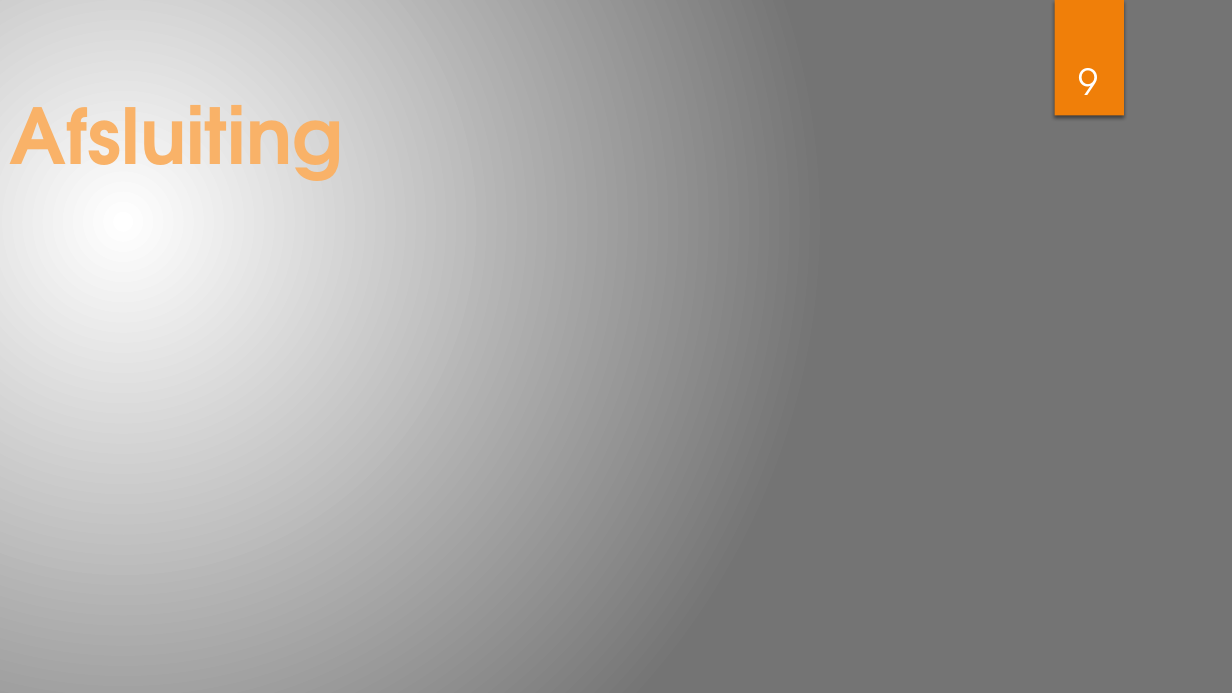
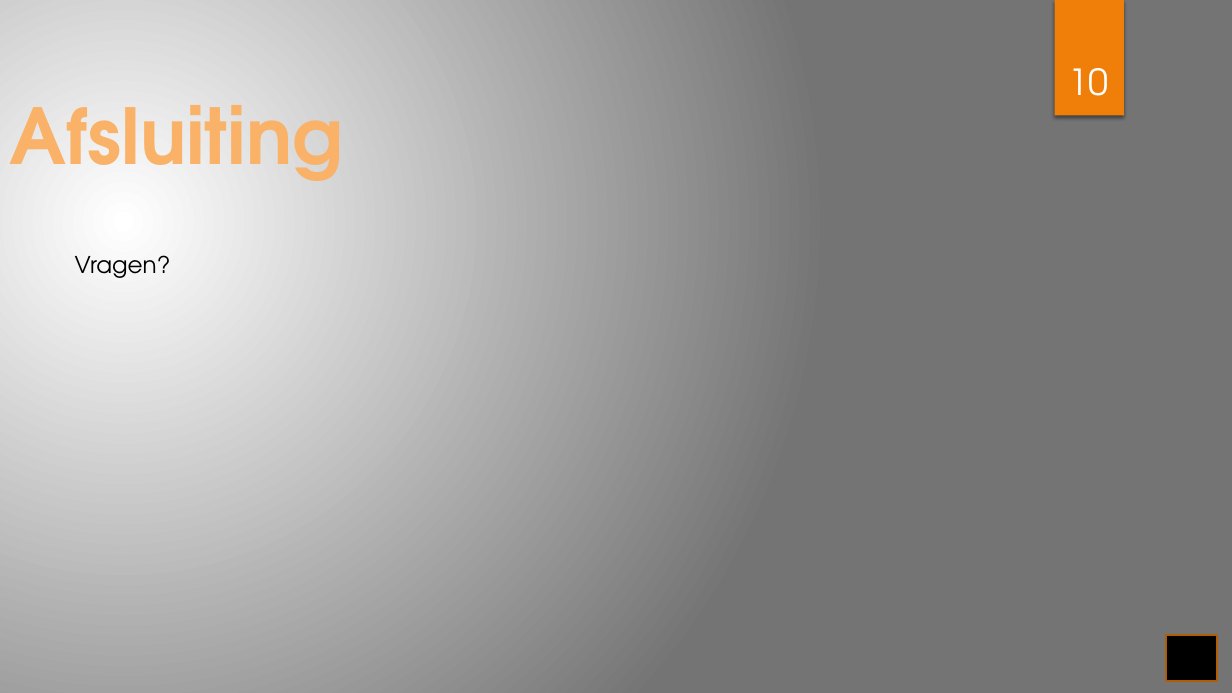
Before and after one commit to OfficialRaiiZeR/Proftaak-biocodegaming-web, a slide deck: slide 10 of documents/verslag/BioCodeGaming.pptx (slide 9 before the commit). Drawn at 1232x693 pixels with LibreOffice and Linux fonts; fonts in the diff are those of the drawing. Boxes give left, top, right and bottom in pixels: in the first picture for what was removed or moved away, otherwise in the second. Text is boxed around its words. In the diff, an @@ line names an element or a change of style, - is before the commit and + after.

```diff
--- a/documents/verslag/BioCodeGaming.pptx
+++ b/documents/verslag/BioCodeGaming.pptx
@@ page number at box(1069, 68, 1109, 96): text changed @@
-9
+10
@@ text added at box(75, 255, 171, 278), 18 pt, text #000000 @@
+Vragen?
@@ rectangle added at box(1166, 635, 1217, 681), fill #000000, outline #B25E07 1.5 pt @@
```
Also in this commit, not shown: 8 other slides changed, 1 slide added.
